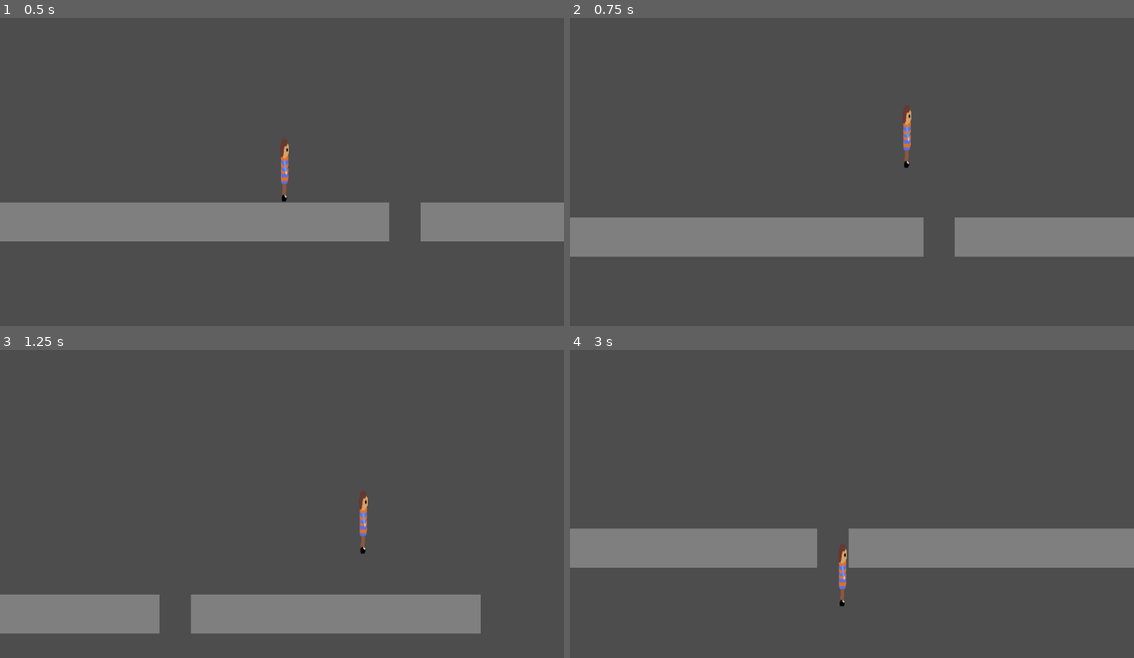
Above: before the commit, frames 1-4 (two rows, left to right).
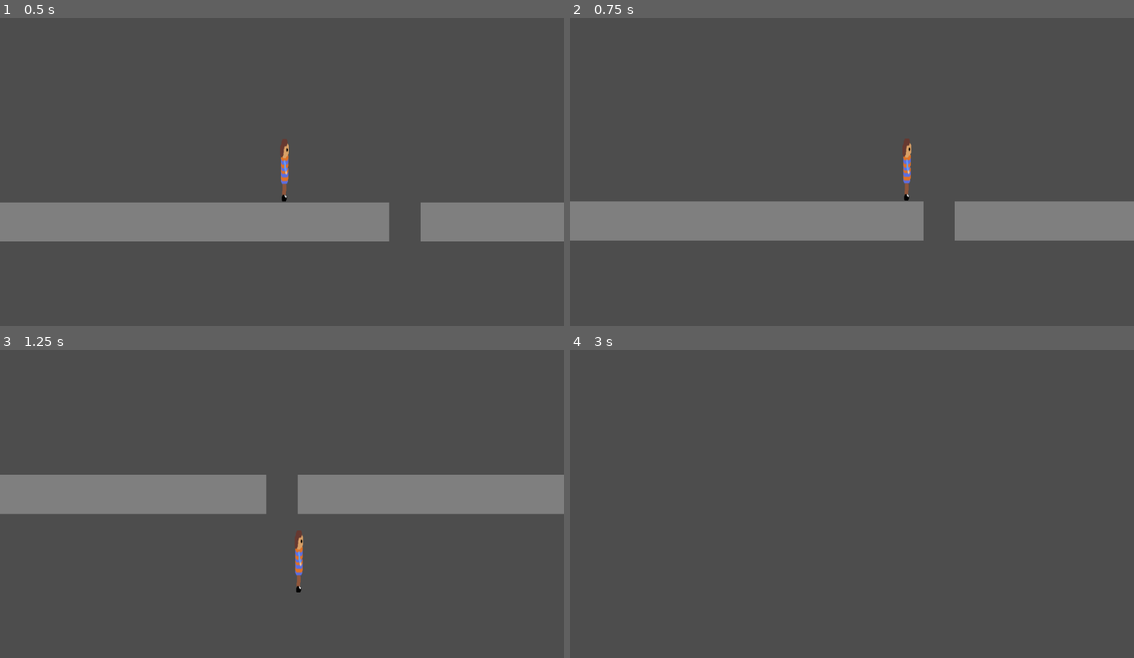
Above: after the commit, the same moments.

Repository: robertshepherdcpp/curiosity-calls
Game: Godot game, scene res://main.tscn
The game is run twice, just before and just after one commit, with the same random seed, the same clock (stepped at 60 frames per second) and the same inputs.
Inputs:
- Up to frame 1 (0.5 s): no input
- Up to frame 2 (0.75 s): hold Right (right) from 0.53 s (still down); tap Space (jump) at 0.6 s
- Up to frame 3 (1.25 s): keep holding Right (right); tap Space (jump) at 0.77, 1.07 s
- Up to frame 4 (3 s): tap Space (jump) at 1.35, 1.52, 1.82, 2.1, 2.85 s; release Right (right) at 2.03 s; hold A (left) 2.03-2.78 s; hold Right (right) from 2.78 s (still down)

Frame 1 is identical in both runs. In frame 2, 10% of the frame differs, in the area x 0-100%, y 28-78%; in frame 3, 22%, in the area x 0-100%, y 40-92%; in frame 4, 12%.

Commit message:
nothing really changed

Diff:
--- a/curiosity-calls/player.gd
+++ b/curiosity-calls/player.gd
@@ -2,8 +2,10 @@
 
 
 const SPEED = 900.0
-const JUMP_VELOCITY = -900.0
+const JUMP_VELOCITY = -450.0
 
+var time = 0
+var needs_release = false;
 
 func _physics_process(delta: float) -> void:
 	if Input.is_action_just_pressed("left"):
@@ -14,9 +16,27 @@
 	if not is_on_floor():
 		velocity += get_gravity() * delta
 
-	# Handle jump.
-	if Input.is_action_just_pressed("jump") and is_on_floor():
+	# Handle jump. before: velocity.y = JUMP_VELOCITY
+	if Input.is_action_just_pressed("jump") and is_on_floor() and velocity.x == 0:
 		velocity.y = JUMP_VELOCITY
+		#print("space pressed noted.")
+	#else:
+		##if Input.is_action_just_pressed("jump") and is_on_floor() and (velocity.x == 0) == false::
+		#if Input.is_action_just_pressed("jump") and is_on_floor() and velocity.x != 0:
+			#velocity.y = JUMP_VELOCITY
+		#if Input.is_action_just_released("jump") and needs_release:
+			#print("the time recorded is ", time);
+			#if time > 10:
+				#time = 10
+			#var new_val = pow(7, 3.14 + (time/5))
+			#velocity.y = -new_val
+			#time = 0
+			#print("space released noted.")
+		#else:
+			#if needs_release:
+				#time += delta
+
+
 
 	# Get the input direction and handle the movement/deceleration.
 	# As good practice, you should replace UI actions with custom gameplay actions.
